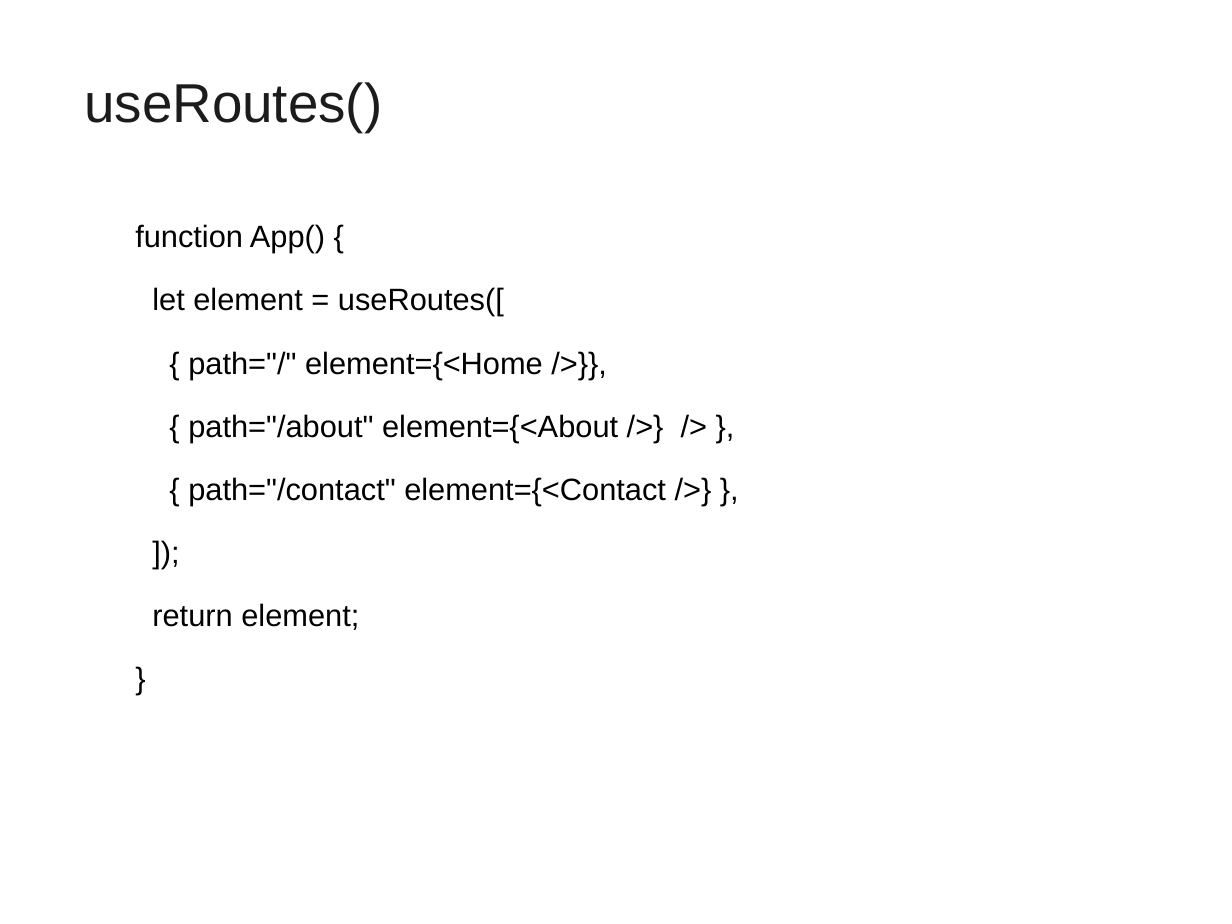
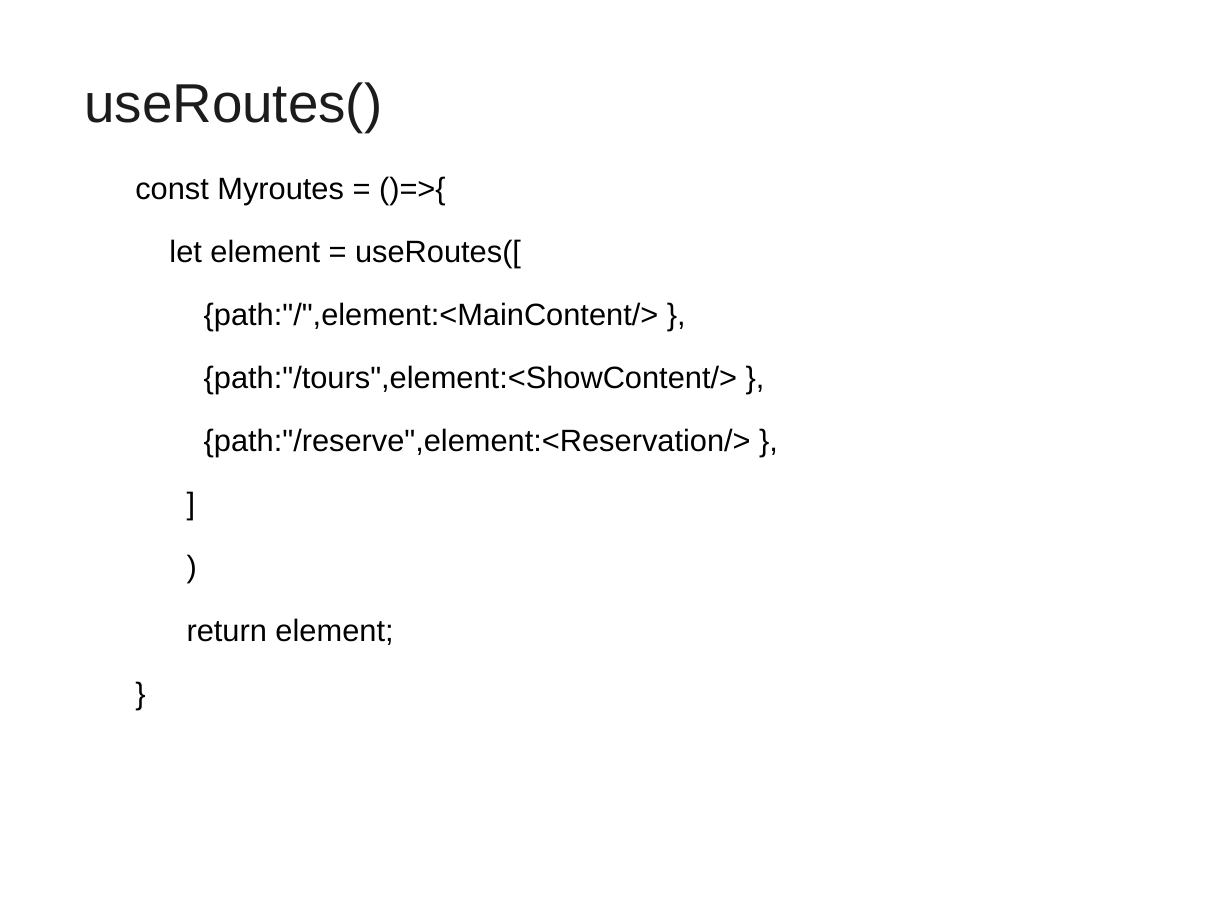
Before and after one commit to vatsanTraining/travel-agency, a slide deck: slide 152 of ReactJS_Module1.ppt (slide 153 before the commit). Drawn at 1232x924 pixels with LibreOffice and Linux fonts; fonts in the diff are those of the drawing; background and template pictures are left out. Boxes give left, top, right and bottom in pixels: in the first picture for what was removed or moved away, otherwise in the second. Text is boxed around its words. In the diff, an @@ line names an element or a change of style, - is before the commit and + after.

```diff
--- a/ReactJS_Module1.ppt
+++ b/ReactJS_Module1.ppt
@@ text at (135, 177, 344, 204): text changed @@
-  function App() {
+  const Myroutes = ()=>{
@@ text at (204, 302, 751, 457): text changed @@
-  { path="/" element={<Home />}},
-  { path="/about" element={<About />} /> },
-  { path="/contact" element={<Contact />} },
-  ]);
+  {path:"/",element:<MainContent/> },
+  {path:"/tours",element:<ShowContent/> },
+  {path:"/reserve",element:<Reservation/> },
+  ]
+  )
```
Also in this commit, not shown: 11 other slides changed, 6 slides added, 3 slides removed.
